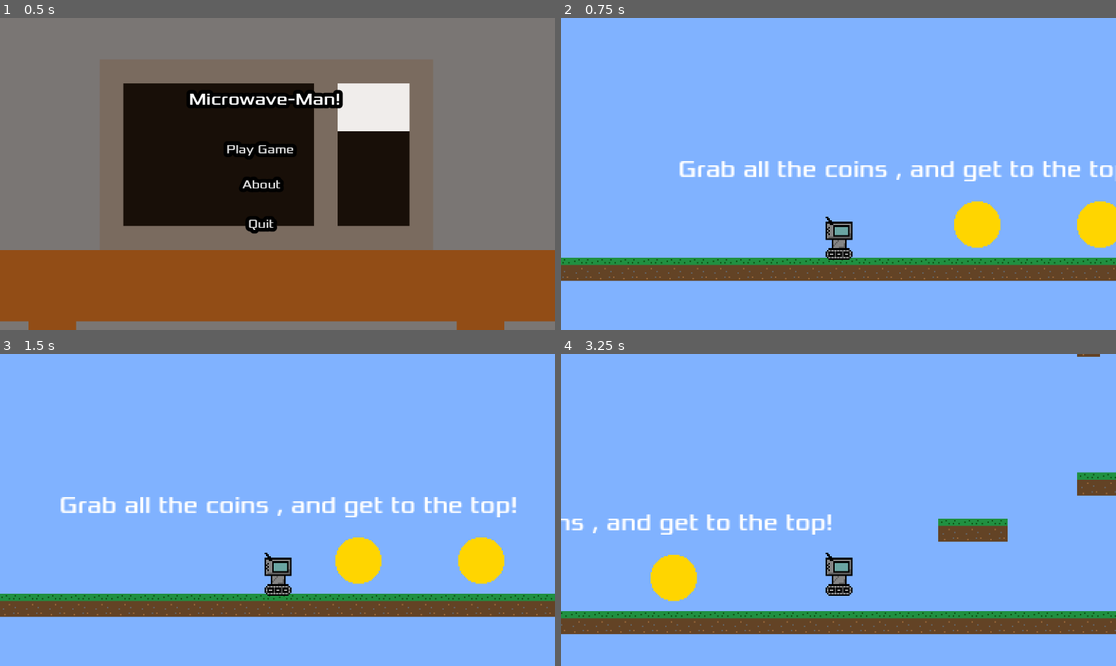
Above: before the commit, frames 1-4 (two rows, left to right).
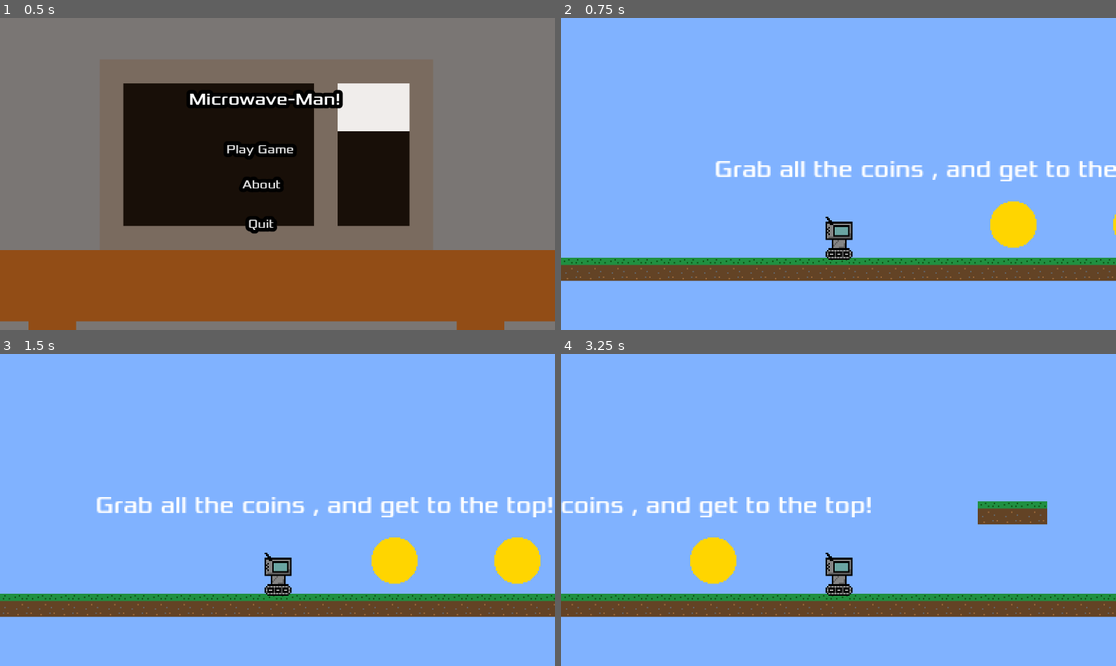
Above: after the commit, the same moments.

Repository: TitledGames/Microwave-Man
Game: Godot game, scene res://main_menu.tscn
Two runs of this game, one before a commit and one after it. Both use one fixed random seed, a clock stepped at 60 frames per second and the inputs below. The engine's default icon, where the game draws it, is replaced by a stand-in: a white triangle on a blue panel in a dark square.
Inputs:
- Up to frame 1 (0.5 s): no input
- Up to frame 2 (0.75 s): click "Play Game" at 0.5 s
- Up to frame 3 (1.5 s): tap Enter at 1.25 s; hold Right (move_right) from 1.28 s (still down)
- Up to frame 4 (3.25 s): tap Space (jump) at 1.52, 2.27 s; release Right (move_right) at 2.78 s; hold Left (move_left) from 2.78 s (still down)

Frame 1 is identical in both runs. In frame 2, 5.4% of the frame differs, in the area x 0-100%, y 45-84%; in frame 3, 6.6%; in frame 4, 20%, in the area x 0-100%, y 0-90%.

Commit message:
endscreen

Diff:
--- /dev/null
+++ b/end.gd
@@ -0,0 +1,16 @@
+extends Area2D
+
+
+# Called when the node enters the scene tree for the first time.
+func _ready() -> void:
+	pass # Replace with function body.
+
+
+# Called every frame. 'delta' is the elapsed time since the previous frame.
+func _process(delta: float) -> void:
+	pass
+
+func _on_body_entered(body):
+	# Check if the body overlapping the coin is actually the player
+	if body.is_in_group("player"):
+		get_tree().change_scene_to_file("res://endcreen.tscn")
--- a/end.tscn
+++ b/end.tscn
@@ -1,17 +1,15 @@
 [gd_scene load_steps=3 format=3 uid="uid://dmxjnwyy4j0us"]
 
-[ext_resource type="Texture2D" uid="uid://bl0whf7c6raux" path="res://icon.svg" id="1_n735c"]
+[ext_resource type="Script" uid="uid://cg1aiglauknqs" path="res://end.gd" id="1_n735c"]
 
 [sub_resource type="RectangleShape2D" id="RectangleShape2D_egc6y"]
 size = Vector2(53, 37)
 
 [node name="end" type="Area2D"]
+script = ExtResource("1_n735c")
 
 [node name="CollisionShape2D" type="CollisionShape2D" parent="."]
 position = Vector2(68.5, 42.5)
 shape = SubResource("RectangleShape2D_egc6y")
 
-[node name="Sprite2D" type="Sprite2D" parent="."]
-position = Vector2(68.06249, 41.16801)
-scale = Vector2(0.49902347, 0.31121892)
-texture = ExtResource("1_n735c")
+[connection signal="body_entered" from="." to="." method="_on_body_entered"]
--- /dev/null
+++ b/endcreen.gd
@@ -0,0 +1,24 @@
+extends Node2D
+
+
+# Called when the node enters the scene tree for the first time.
+func _ready() -> void:
+	pass # Replace with function body.
+
+
+# Called every frame. 'delta' is the elapsed time since the previous frame.
+func _process(delta: float) -> void:
+	pass
+
+
+func _on_play_again_pressed() -> void:
+	pass # Replace with function body.
+	get_tree().change_scene_to_file("res://main.tscn")
+
+func _on_back_to_main_menu_pressed() -> void:
+	pass # Replace with function body.
+	get_tree().change_scene_to_file("res://main_menu.tscn")
+
+func _on_quit_pressed() -> void:
+	pass # Replace with function body.
+	get_tree().quit()
--- a/endcreen.tscn
+++ b/endcreen.tscn
@@ -1,3 +1,59 @@
-[gd_scene format=3 uid="uid://l52iri7r63oq"]
+[gd_scene load_steps=4 format=3 uid="uid://l52iri7r63oq"]
+
+[ext_resource type="Script" uid="uid://du6xb37mqo0oh" path="res://endcreen.gd" id="1_53urq"]
+[ext_resource type="Texture2D" uid="uid://ctqd07ry8i37o" path="res://assets/icon.png" id="2_fjcxv"]
+[ext_resource type="FontFile" uid="uid://y8i37mbuxiro" path="res://assets/fonts/Xolonium-Regular.ttf" id="3_nqmyh"]
 
 [node name="endcreen" type="Node2D"]
+script = ExtResource("1_53urq")
+
+[node name="Icon" type="Sprite2D" parent="."]
+position = Vector2(553.00006, 383)
+scale = Vector2(49.437496, 49.437496)
+texture = ExtResource("2_fjcxv")
+
+[node name="Label" type="Label" parent="."]
+offset_left = 280.0
+offset_top = 19.0
+offset_right = 739.0
+offset_bottom = 136.0
+theme_override_constants/outline_size = 30
+theme_override_fonts/font = ExtResource("3_nqmyh")
+theme_override_font_sizes/font_size = 30
+text = "               You Win!!!
+
+Thanks for playing our game!"
+
+[node name="play again" type="Button" parent="Label"]
+layout_mode = 0
+offset_left = 151.0
+offset_top = 185.0
+offset_right = 322.0
+offset_bottom = 230.0
+theme_override_fonts/font = ExtResource("3_nqmyh")
+theme_override_font_sizes/font_size = 31
+text = "Play again"
+
+[node name="back to main menu" type="Button" parent="Label"]
+layout_mode = 0
+offset_left = 148.0
+offset_top = 245.0
+offset_right = 337.0
+offset_bottom = 291.0
+theme_override_fonts/font = ExtResource("3_nqmyh")
+theme_override_font_sizes/font_size = 31
+text = "Main Menu"
+
+[node name="quit" type="Button" parent="Label"]
+layout_mode = 0
+offset_left = 148.0
+offset_top = 299.0
+offset_right = 337.0
+offset_bottom = 345.0
+theme_override_fonts/font = ExtResource("3_nqmyh")
+theme_override_font_sizes/font_size = 31
+text = "Quit"
+
+[connection signal="pressed" from="Label/play again" to="." method="_on_play_again_pressed"]
+[connection signal="pressed" from="Label/back to main menu" to="." method="_on_back_to_main_menu_pressed"]
+[connection signal="pressed" from="Label/quit" to="." method="_on_quit_pressed"]
--- a/main.tscn
+++ b/main.tscn
@@ -15,10 +15,10 @@
 anchors_preset = -1
 anchor_right = 1.8390001
 anchor_bottom = 1.424
-offset_left = -1251.0
-offset_top = -2824.0
-offset_right = 8814.472
-offset_bottom = 1260.248
+offset_left = -1231.0
+offset_top = -3006.0
+offset_right = 8834.472
+offset_bottom = 1078.248
 grow_horizontal = 2
 grow_vertical = 2
 color = Color(0.5, 0.7, 1, 1)
@@ -40,14 +40,6 @@
 [node name="Coin2" parent="." instance=ExtResource("5_lquwl")]
 position = Vector2(-468, 460)
 
-[node name="Player" parent="." instance=ExtResource("1_ig7tw")]
-position = Vector2(-564, 463)
-scale = Vector2(0.05, 0.05)
-
-[node name="Camera2D" type="Camera2D" parent="Player"]
-position = Vector2(3.8146973e-06, -1019.9999)
-zoom = Vector2(3, 3)
-
 [node name="Label" type="Label" parent="."]
 offset_left = -675.0
 offset_top = 412.0
@@ -56,8 +48,16 @@
 theme_override_fonts/font = ExtResource("4_lquwl")
 text = "Grab all the coins , and get to the top!"
 
+[node name="Player" parent="." instance=ExtResource("1_ig7tw")]
+position = Vector2(-589, 471.99997)
+scale = Vector2(0.05, 0.05)
+
+[node name="Camera2D" type="Camera2D" parent="Player"]
+position = Vector2(3.8146973e-06, -1019.9999)
+zoom = Vector2(3, 3)
+
 [node name="end" parent="." instance=ExtResource("7_5vw27")]
-position = Vector2(-287, -764)
+position = Vector2(-267, -745)
 
 [connection signal="timeout" from="ScoreTimer" to="." method="_on_score_timer_timeout"]
 [connection signal="timeout" from="StartTimer" to="." method="_on_start_timer_timeout"]
Not shown, added: end.gd.uid
Not shown, added: endcreen.gd.uid
